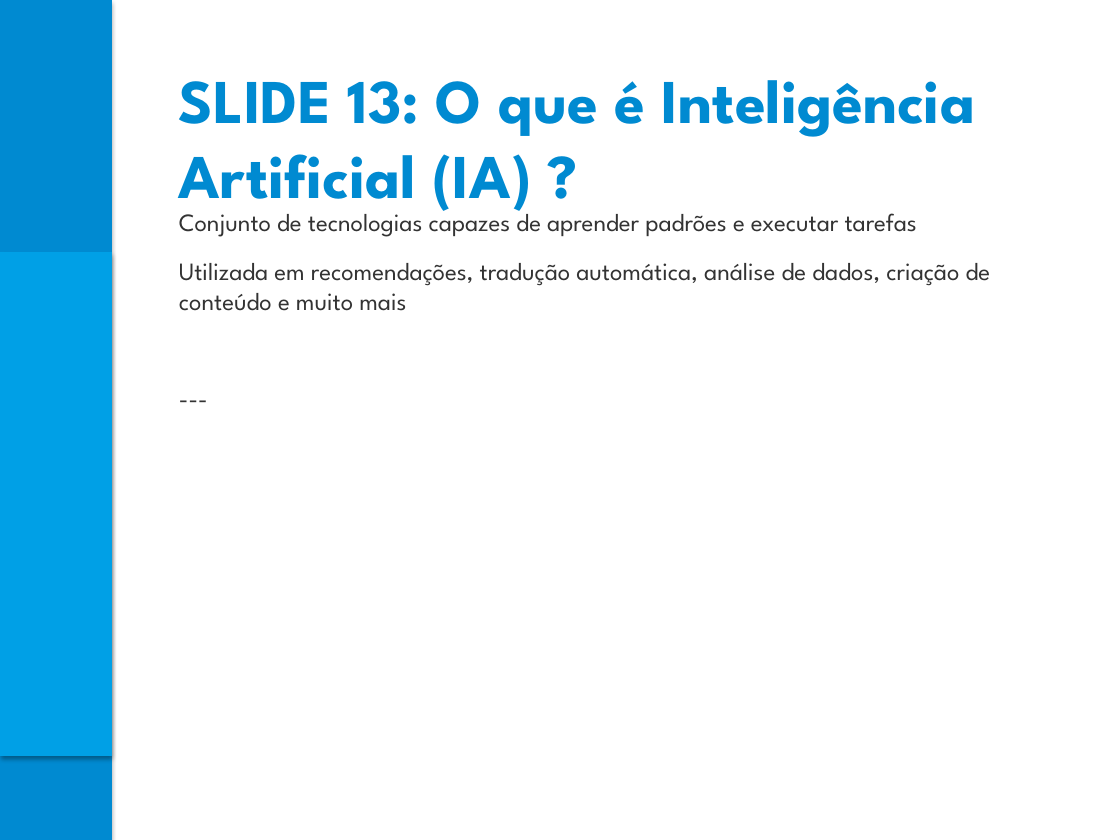
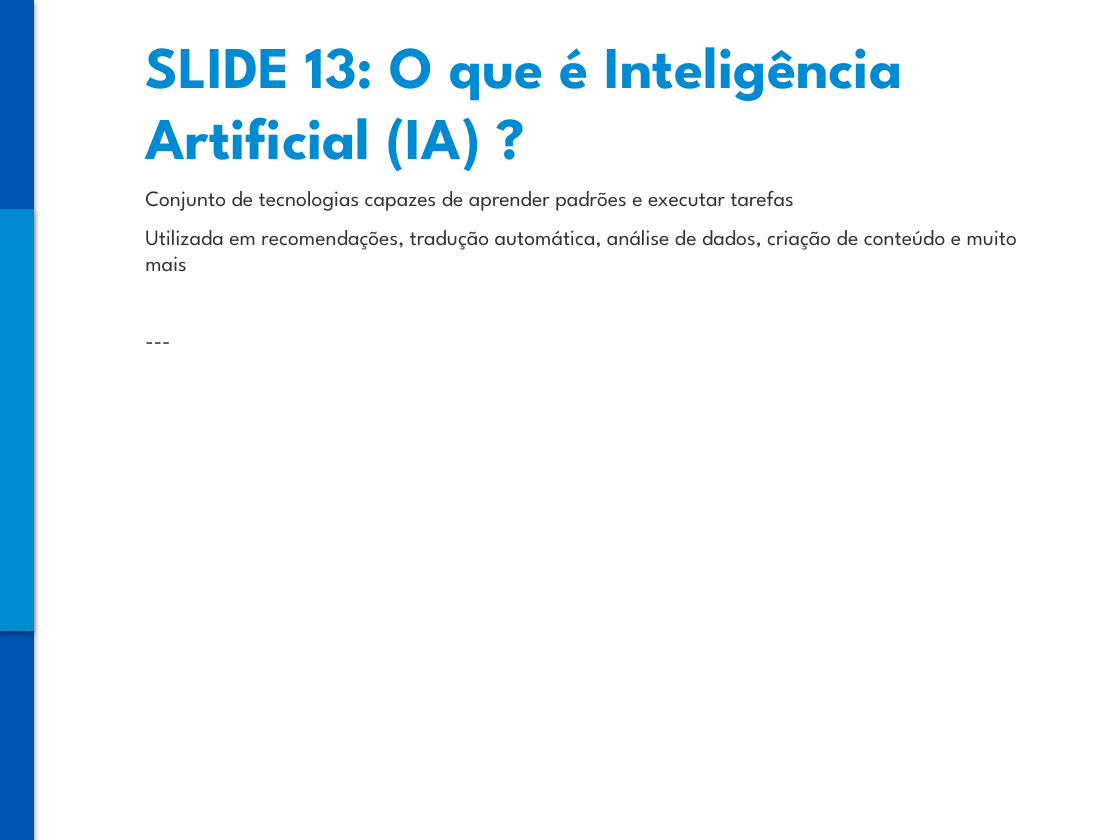
Before and after one commit to Gelvazio/aulas-senai, a slide deck: slide 13 of MATERIAIS/QUALIFICACAO-PROFISSIONAL/DIGITAL SKILLS/SlidesDigitalSkillsGemini.pptx. Drawn at 1120x840 pixels with LibreOffice and Linux fonts; fonts in the diff are those of the drawing. Boxes give left, top, right and bottom in pixels: in the first picture for what was removed or moved away, otherwise in the second. Text is boxed around its words. In the diff, an @@ line names an element or a change of style, - is before the commit and + after.

```diff
--- a/MATERIAIS/QUALIFICACAO-PROFISSIONAL/DIGITAL SKILLS/SlidesDigitalSkillsGemini.pptx
+++ b/MATERIAIS/QUALIFICACAO-PROFISSIONAL/DIGITAL SKILLS/SlidesDigitalSkillsGemini.pptx
@@ rectangle: place and size @@
-rectangle at (0,0,112,840)
+rectangle at (0,0,34,840)
@@ rectangle at (0,0,34,840): fill #008AD1 to #0053B3; outline none to #0053B3 0.75 pt @@
@@ text "SLIDE 13: O que é ...": place and size @@
-text "SLIDE 13: O que é ..." at (179,80,975,217)
+text "SLIDE 13: O que é ..." at (145,47,903,171)
@@ text "SLIDE 13: O que é ..." at (145,47,903,171): size 40 to 38 pt; vertical alignment top to middle @@
@@ text "Conjunto de tecnologias capazes de ...": place and size @@
-text "Conjunto de tecnologias capazes de ..." at (179,206,991,311)
+text "Conjunto de tecnologias capazes de ..." at (145,191,1017,272)
@@ text "Conjunto de tecnologias capazes de ..." at (145,191,1017,272): size 16 to 14 pt; less space between paragraphs @@
@@ rectangle: place and size @@
-rectangle at (0,252,112,756)
+rectangle at (0,211,34,631)
@@ rectangle at (0,211,34,631): fill #00A0E6 to #008AD1; outline none to #008AD1 0.75 pt @@
```
Also in this commit, not shown: 49 other slides changed.
